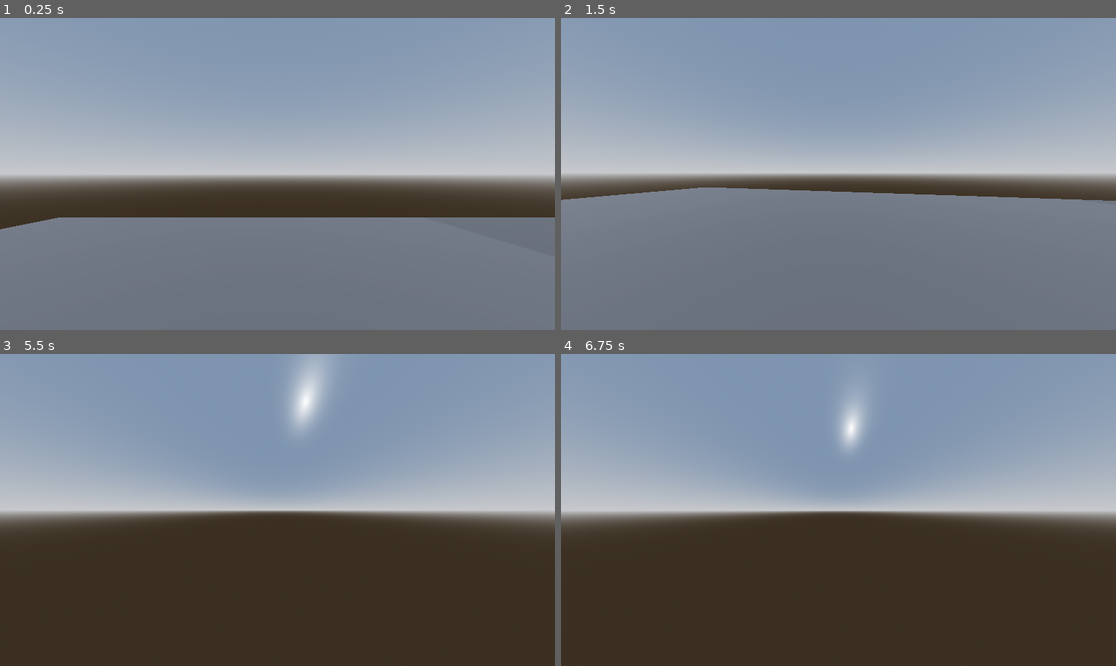
Above: before the commit, frames 1-4 (two rows, left to right).
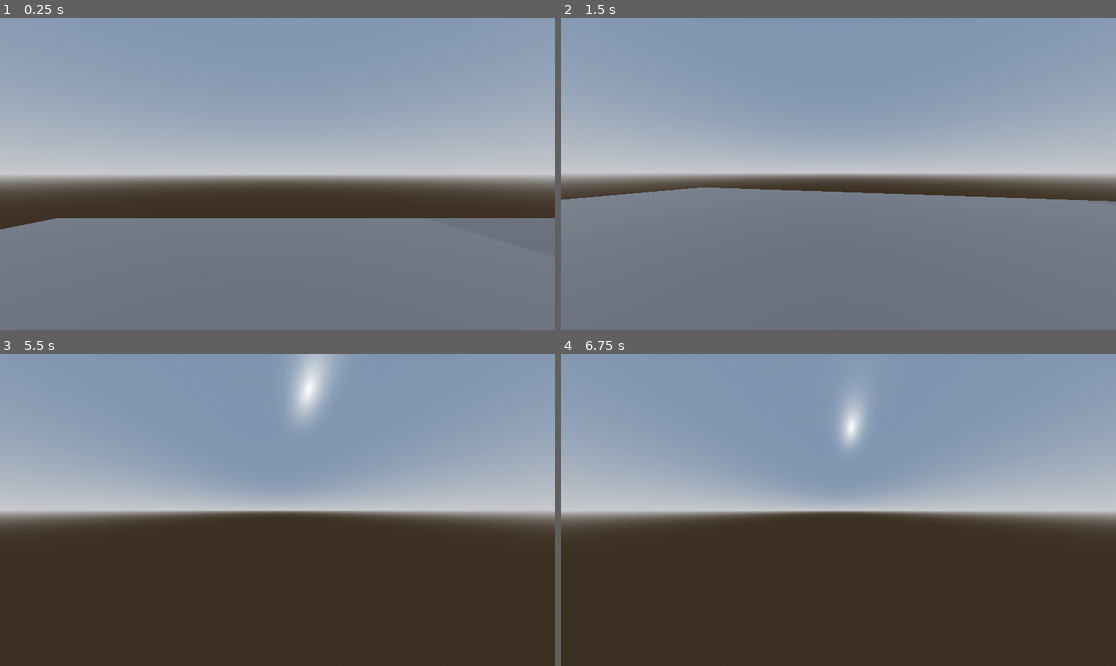
Above: after the commit, the same moments.

Repository: asaeed01/AstroStrider
Game: Godot game, scene res://world.tscn
The game is run twice, just before and just after one commit, with the same random seed, the same clock (stepped at 60 frames per second) and the same inputs. The project has no main scene, so this scene is started directly.
Inputs (mouse positions are in pixels of both pictures, inside the frame that each line leads up to):
- Up to frame 1 (0.25 s): no input
- Up to frame 2 (1.5 s): move the mouse to (866, 174) at 0.52 s; hold W (forwards) from 0.53 s (still down); tap C (crouch) at 0.6 s; tap Space (jump) at 0.77 s; move the mouse to (810, 174) at 1.27 s; tap Shift (sprint) at 1.35 s
- Up to frame 3 (5.5 s): keep holding W (forwards); tap Space (jump) at 1.52, 3.02, 3.5, 3.77, 4.52 s; move the mouse to (288, 503) at 2.02 s; tap C (crouch) at 2.1, 3.6, 5.1 s; tap Enter at 2.75, 5 s; move the mouse to (271, 516) at 2.77 s; tap Shift (sprint) at 2.85, 4.35 s; move the mouse to (316, 513) at 3.52 s; move the mouse to (233, 506) at 4.27 s; move the mouse to (283, 510) at 5.02 s
- Up to frame 4 (6.75 s): move the mouse to (816, 503) at 5.77 s; release W (forwards) at 5.78 s; hold D (right) 5.78-6.53 s; tap Shift (sprint) at 5.85 s; tap Space (jump) at 6.02 s; move the mouse to (866, 510) at 6.52 s; hold W (forwards) from 6.53 s (still down); tap C (crouch) at 6.6 s

The runs differ from the first frame. In frame 1, 0.2% of the frame differs, in the area x 0-100%, y 63-68%; in frame 2, less than 0.1%; in frame 3, 0.3%, in the area x 53-58%, y 2-23%; in frame 4, less than 0.1%.

Commit message:
Changes

Diff:
--- a/Parkour Runner Prototype/Player.gd
+++ b/Parkour Runner Prototype/Player.gd
@@ -5,9 +5,9 @@
 const SPRINT_SPEED = 24
 const SLIDE_BOOST_MULTIPLIER = 1.5  # Multiplier for initial sliding speed
 const SLIDE_SPEED = 20  # Base speed while sliding
-const JUMP_VELOCITY = 5.6
+const JUMP_VELOCITY = 5.8
 const SENSITIVITY = 0.004
-const GRAVITY = 6.7 # Custom gravity constant
+const GRAVITY = 6. # Custom gravity constant
 
 @onready var head = $Head
 @onready var camera = $Head/Camera3D
@@ -20,7 +20,10 @@
 
 # Crouching and Sliding Variables
 var is_crouching = false
-var is_sliding = false
+var is_sliding = false# Can we Wallrun
+var can_wallrun = false
+var wallrun_delay = 0.2
+
 var stand_height = 1.75
 var crouch_height = 1.0
 var current_height = stand_height
--- a/Parkour Runner Prototype/world.tscn
+++ b/Parkour Runner Prototype/world.tscn
@@ -14,6 +14,12 @@
 points = PackedVector3Array(-0.5, -0.5, -0.5, 0.5, 0.5, 0.5, 0.5, -0.5, 0.5, 0.5, 0.5, -0.5, -0.5, 0.5, 0.5, 0.5, -0.5, -0.5, -0.5, -0.5, 0.5, -0.5, 0.5, -0.5)
 
 [sub_resource type="ConvexPolygonShape3D" id="ConvexPolygonShape3D_b5683"]
+points = PackedVector3Array(-0.5, -0.5, -0.5, 0.5, 0.5, 0.5, 0.5, -0.5, 0.5, 0.5, 0.5, -0.5, -0.5, 0.5, 0.5, 0.5, -0.5, -0.5, -0.5, -0.5, 0.5, -0.5, 0.5, -0.5)
+
+[sub_resource type="ConvexPolygonShape3D" id="ConvexPolygonShape3D_r88so"]
+points = PackedVector3Array(-0.5, -0.5, -0.5, 0.5, 0.5, 0.5, 0.5, -0.5, 0.5, 0.5, 0.5, -0.5, -0.5, 0.5, 0.5, 0.5, -0.5, -0.5, -0.5, -0.5, 0.5, -0.5, 0.5, -0.5)
+
+[sub_resource type="ConvexPolygonShape3D" id="ConvexPolygonShape3D_1ljmp"]
 points = PackedVector3Array(-0.5, -0.5, -0.5, 0.5, 0.5, 0.5, 0.5, -0.5, 0.5, 0.5, 0.5, -0.5, -0.5, 0.5, 0.5, 0.5, -0.5, -0.5, -0.5, -0.5, 0.5, -0.5, 0.5, -0.5)
 
 [sub_resource type="ProceduralSkyMaterial" id="ProceduralSkyMaterial_hhubh"]
@@ -47,7 +53,7 @@
 [sub_resource type="ConvexPolygonShape3D" id="ConvexPolygonShape3D_fb4nc"]
 points = PackedVector3Array(-0.5, -0.5, -0.5, 0.5, 0.5, 0.5, 0.5, -0.5, 0.5, 0.5, 0.5, -0.5, -0.5, 0.5, 0.5, 0.5, -0.5, -0.5, -0.5, -0.5, 0.5, -0.5, 0.5, -0.5)
 
-[sub_resource type="ConvexPolygonShape3D" id="ConvexPolygonShape3D_rbchf"]
+[sub_resource type="ConvexPolygonShape3D" id="ConvexPolygonShape3D_x1mds"]
 points = PackedVector3Array(-0.5, -0.5, -0.5, 0.5, 0.5, 0.5, 0.5, -0.5, 0.5, 0.5, 0.5, -0.5, -0.5, 0.5, 0.5, 0.5, -0.5, -0.5, -0.5, -0.5, 0.5, -0.5, 0.5, -0.5)
 
 [sub_resource type="CapsuleMesh" id="CapsuleMesh_10nml"]
@@ -76,13 +82,37 @@
 transform = Transform3D(6.19407, 0, 0, 0, 3.08752, 0, 0, 0, 7.30166, 190.086, 743.341, 474.721)
 
 [node name="MeshInstance3D" type="MeshInstance3D" parent="StaticBody3D3"]
-transform = Transform3D(0.327654, 0, 0, 0, 6.86983, 0, 0, 0, 12.2496, -4.42266, -146.313, 31.091)
+transform = Transform3D(0.327654, 0, 0, 0, 6.86983, 0, 0, 0, 12.2496, -5.67912, -146.313, 31.091)
 mesh = SubResource("BoxMesh_s4plq")
 skeleton = NodePath("../..")
 
 [node name="CollisionShape3D" type="CollisionShape3D" parent="StaticBody3D3"]
-transform = Transform3D(0.370414, 0, 0, 0, 6.86983, 0, 0, 0, 12.2496, -4.42266, -146.355, 31.091)
+transform = Transform3D(0.36627, 0, 0, 0, 6.9406, 0, 0, 0, 12.2496, -5.692, -146.355, 31.091)
 shape = SubResource("ConvexPolygonShape3D_b5683")
+
+[node name="StaticBody3D9" type="StaticBody3D" parent="."]
+transform = Transform3D(6.19407, 0, 0, 0, 3.08752, 0, 0, 0, 7.30166, 196.989, 742.958, 440.811)
+
+[node name="MeshInstance3D" type="MeshInstance3D" parent="StaticBody3D9"]
+transform = Transform3D(0.327584, -20.1477, 1.06217e-15, 0.662582, 9.96113, -3.13949e-15, 2.57802e-16, 7.83921e-15, 6.71919, 44.4553, -153.09, 34.8547)
+mesh = SubResource("BoxMesh_s4plq")
+skeleton = NodePath("../..")
+
+[node name="CollisionShape3D" type="CollisionShape3D" parent="StaticBody3D9"]
+transform = Transform3D(0.325969, -20.3241, 1.07108e-15, 0.659316, 10.0483, -3.16584e-15, 2.56531e-16, 7.90782e-15, 6.77558, 44.4553, -153.09, 34.8547)
+shape = SubResource("ConvexPolygonShape3D_r88so")
+
+[node name="StaticBody3D10" type="StaticBody3D" parent="."]
+transform = Transform3D(6.19407, 0, 0, 0, 3.08752, 0, 0, 0, 7.30166, 196.989, 742.958, 440.811)
+
+[node name="MeshInstance3D" type="MeshInstance3D" parent="StaticBody3D10"]
+transform = Transform3D(0.327048, -20.2062, 1.06588e-15, 0.661499, 9.99006, -3.15046e-15, 2.5738e-16, 7.86198e-15, 6.74268, 64.3897, -164.395, 34.8547)
+mesh = SubResource("BoxMesh_s4plq")
+skeleton = NodePath("../..")
+
+[node name="CollisionShape3D" type="CollisionShape3D" parent="StaticBody3D10"]
+transform = Transform3D(0.323062, -20.6482, 1.10326e-15, 0.653436, 10.2086, -3.26093e-15, 2.54244e-16, 8.03395e-15, 6.9791, 64.3897, -164.395, 34.8547)
+shape = SubResource("ConvexPolygonShape3D_1ljmp")
 
 [node name="WorldEnvironment" type="WorldEnvironment" parent="."]
 environment = SubResource("Environment_0gvl4")
@@ -116,7 +146,7 @@
 shape = SubResource("ConvexPolygonShape3D_ku2ya")
 
 [node name="StaticBody3D5" type="StaticBody3D" parent="."]
-transform = Transform3D(1, 0, 0, 0, 1, 0, 0, 0, 1, 211.828, 282.383, 689.868)
+transform = Transform3D(1, 0, 0, 0, 1, 0, 0, 0, 1, 211.828, 281.328, 689.868)
 
 [node name="MeshInstance3D" type="MeshInstance3D" parent="StaticBody3D5"]
 transform = Transform3D(34.758, -0.097244, 0.583449, 3.64095, 0.928332, -5.56985, -4.13729e-15, 0.358808, 14.5688, 11.2173, -0.76355, 0)
@@ -125,24 +155,24 @@
 skeleton = NodePath("../..")
 
 [node name="CollisionShape3D" type="CollisionShape3D" parent="StaticBody3D5"]
-transform = Transform3D(34.758, -0.097244, 0.583449, 3.64095, 0.928332, -5.56985, -4.13729e-15, 0.358808, 14.5688, 11.2173, -0.76355, 0)
+transform = Transform3D(35.3704, -0.0984343, 0.605143, 3.7051, 0.939695, -5.77695, -4.21018e-15, 0.3632, 15.1105, 11.2173, -0.76355, 0)
 shape = SubResource("ConvexPolygonShape3D_fb4nc")
 
 [node name="StaticBody3D8" type="StaticBody3D" parent="."]
-transform = Transform3D(0.944037, -0.219878, -0.24586, 0.327537, 0.712834, 0.62015, 0.0388999, -0.665973, 0.744961, 350.267, 286.71, 703.217)
+transform = Transform3D(0.944037, -0.219878, -0.24586, 0.327537, 0.712834, 0.62015, 0.0388999, -0.665973, 0.744961, 350.341, 283.514, 702.849)
 
 [node name="MeshInstance3D" type="MeshInstance3D" parent="StaticBody3D8"]
-transform = Transform3D(34.758, -0.097244, 0.583449, 3.64095, 0.928332, -5.56985, -4.13729e-15, 0.358808, 14.5688, 11.2173, -0.76355, 0)
+transform = Transform3D(34.8188, 0.0745876, 0.666962, -1.49582, 0.861539, -7.89592, -2.6053, 0.502184, 13.4471, 9.97794, -0.736816, 0.0888062)
 material_override = SubResource("StandardMaterial3D_jmnmd")
 mesh = SubResource("BoxMesh_jm82b")
 skeleton = NodePath("../..")
 
 [node name="CollisionShape3D" type="CollisionShape3D" parent="StaticBody3D8"]
-transform = Transform3D(34.758, -0.097244, 0.583449, 3.64095, 0.928332, -5.56985, -4.13729e-15, 0.358808, 14.5688, 11.2173, -0.76355, 0)
-shape = SubResource("ConvexPolygonShape3D_rbchf")
+transform = Transform3D(35.6464, 0.0735347, 0.693628, -1.53137, 0.849376, -8.21159, -2.66723, 0.495095, 13.9847, 9.97769, -0.736664, 0.0889893)
+shape = SubResource("ConvexPolygonShape3D_x1mds")
 
 [node name="StaticBody3D7" type="StaticBody3D" parent="."]
-transform = Transform3D(0.948589, 0.31651, 0, -0.31651, 0.948589, 0, 0, 0, 1, 303.865, 289.895, 685.253)
+transform = Transform3D(0.984153, 0.177322, -7.40391e-05, -0.177322, 0.984153, -0.000102708, 5.4675e-05, 0.000114199, 1, 303.865, 288.734, 685.253)
 
 [node name="MeshInstance3D" type="MeshInstance3D" parent="StaticBody3D7"]
 transform = Transform3D(34.758, -0.097244, 0.583449, 3.64095, 0.928332, -5.56985, -4.13729e-15, 0.358808, 14.5688, 11.2173, -0.76355, 0)
@@ -151,7 +181,7 @@
 skeleton = NodePath("../..")
 
 [node name="CollisionShape3D" type="CollisionShape3D" parent="StaticBody3D7"]
-transform = Transform3D(34.758, -0.097244, 0.583449, 3.64095, 0.928332, -5.56985, -4.13729e-15, 0.358808, 14.5688, 11.2173, -0.76355, 0)
+transform = Transform3D(35.4696, -0.0988741, 0.601418, 3.71549, 0.943893, -5.74139, -4.22199e-15, 0.364822, 15.0175, 11.2173, -0.76355, 0)
 shape = SubResource("ConvexPolygonShape3D_fb4nc")
 
 [node name="Player" type="CharacterBody3D" parent="."]
@@ -180,9 +210,5 @@
 skeleton = NodePath("../..")
 
 [node name="CollisionShape3D2" type="CollisionShape3D" parent="StaticBody3D6"]
-transform = Transform3D(33.6321, -0.268645, -0.649431, 9.16054, 0.876379, 6.30643, -2.51908, -0.399737, 14.2626, 59.4203, -0.76355, 18.7568)
+transform = Transform3D(34.5337, -0.262803, -0.668978, 9.40612, 0.85732, 6.49625, -2.58661, -0.391044, 14.6919, 59.4203, -0.76355, 18.7568)
 shape = SubResource("ConvexPolygonShape3D_uxgbi")
-
-[node name="CollisionShape3D" type="CollisionShape3D" parent="StaticBody3D6"]
-transform = Transform3D(34.758, -0.097244, 0.583449, 3.64095, 0.928332, -5.56985, -4.13729e-15, 0.358808, 14.5688, 11.2173, -0.76355, 0)
-shape = SubResource("ConvexPolygonShape3D_fb4nc")
Not shown: 1 places in Parkour Runner Prototype/world.tscn that only renumber resources
